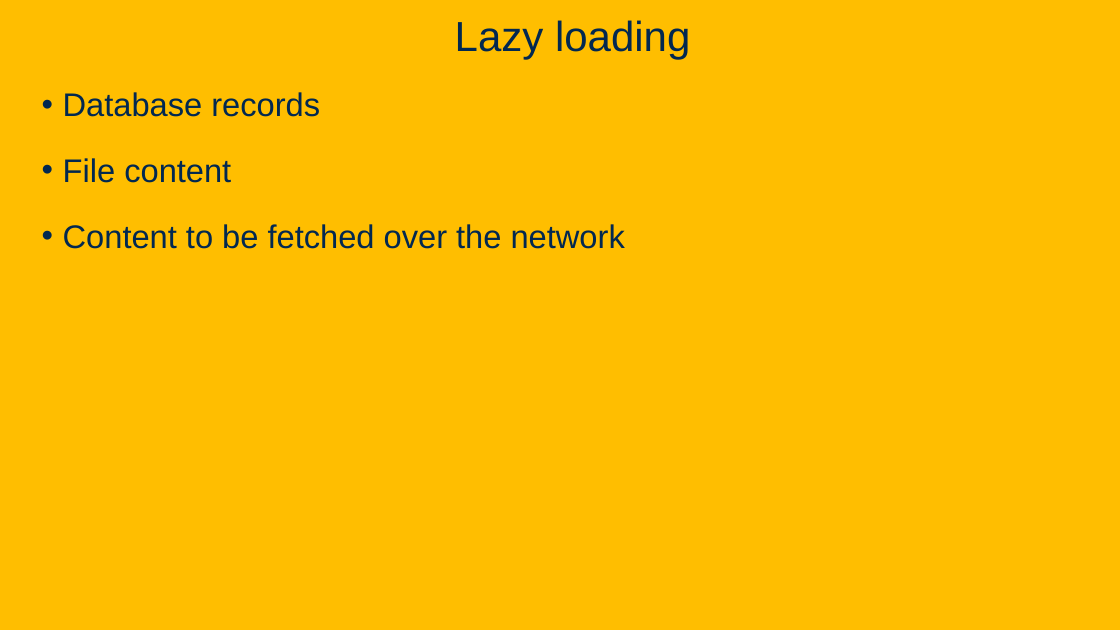
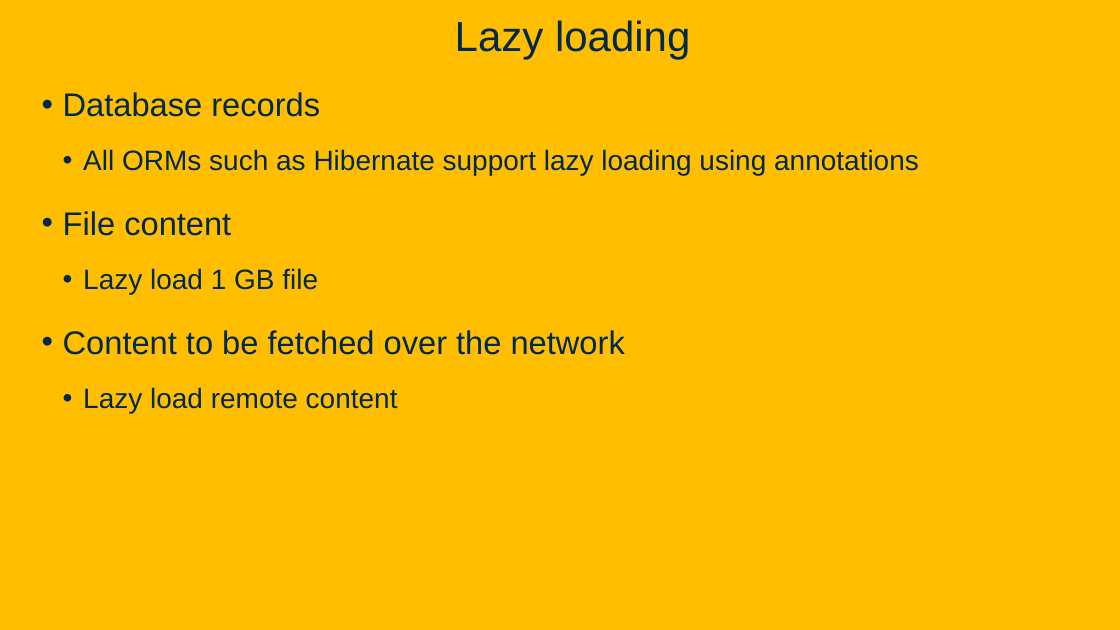
Before and after one commit to davsec-teaching/ECS160-Winter2025, a slide deck: slide 90 of slides/5_annotations_and_reflection.pptx (slide 80 before the commit). Drawn at 1120x630 pixels with LibreOffice and Linux fonts; fonts in the diff are those of the drawing; background and template pictures are left out. Boxes give left, top, right and bottom in pixels: in the first picture for what was removed or moved away, otherwise in the second. Text is boxed around its words. In the diff, an @@ line names an element or a change of style, - is before the commit and + after.

```diff
--- a/slides/5_annotations_and_reflection.pptx
+++ b/slides/5_annotations_and_reflection.pptx
@@ text at bbox=[83, 149, 919, 176]: paragraph added @@
+  • All ORMs such as Hibernate support lazy loading using annotations
@@ text at bbox=[83, 268, 318, 294]: paragraph added @@
+  • Lazy load 1 GB file
@@ text at bbox=[83, 387, 398, 413]: paragraph added @@
+  • Lazy load remote content
```
Also in this commit, not shown: 13 other slides changed, 20 slides added, 3 slides removed.
